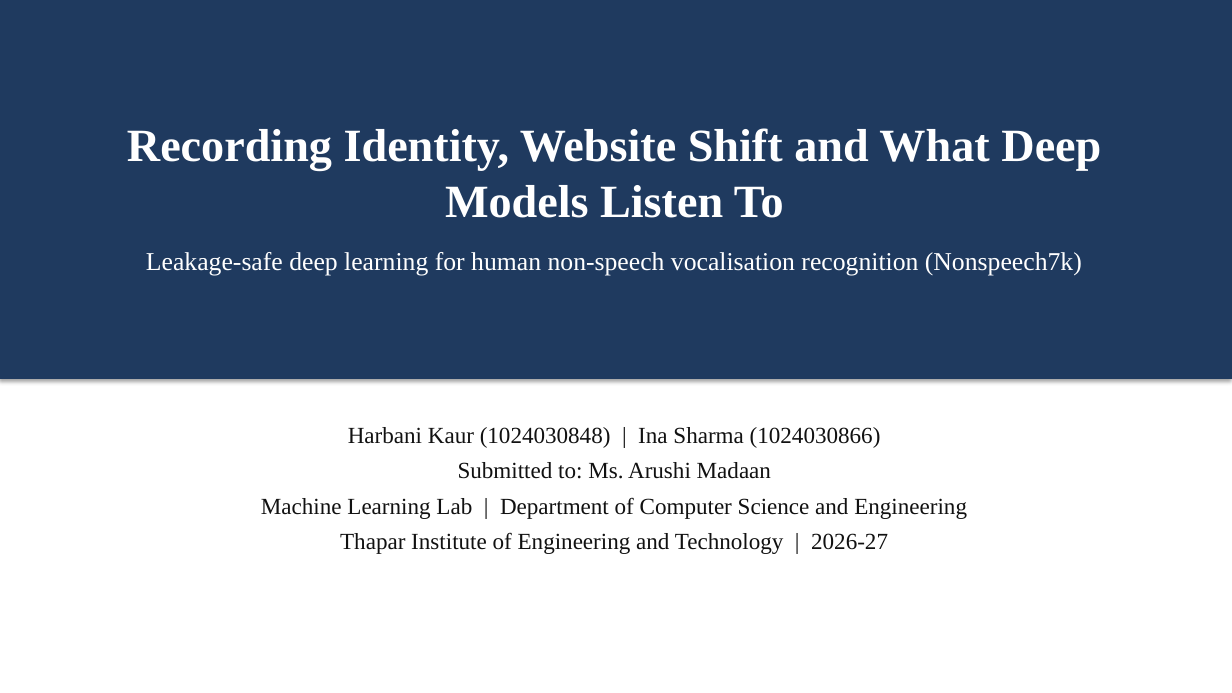
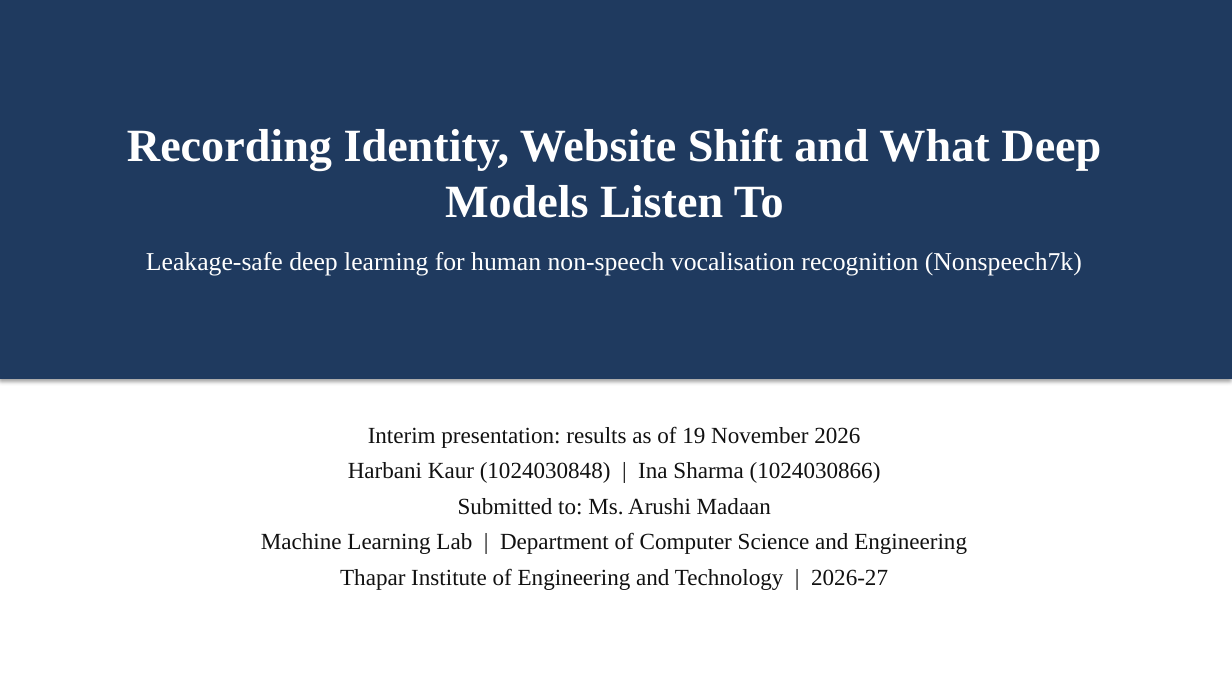
Before and after one commit to Harbani007/nonspeech7k-generalisation, a slide deck: slide 1 of report/presentation/Nonspeech7k_Presentation.pptx. Drawn at 1232x693 pixels with LibreOffice and Linux fonts; fonts in the diff are those of the drawing. Boxes give left, top, right and bottom in pixels: in the first picture for what was removed or moved away, otherwise in the second. Text is boxed around its words. In the diff, an @@ line names an element or a change of style, - is before the commit and + after.

```diff
--- a/report/presentation/Nonspeech7k_Presentation.pptx
+++ b/report/presentation/Nonspeech7k_Presentation.pptx
@@ text at (x1=368, y1=426, x2=860, y2=448): paragraph added @@
+Interim presentation: results as of 19 November 2026
```
Also in this commit, not shown: 1 slide added, 5 other files.
